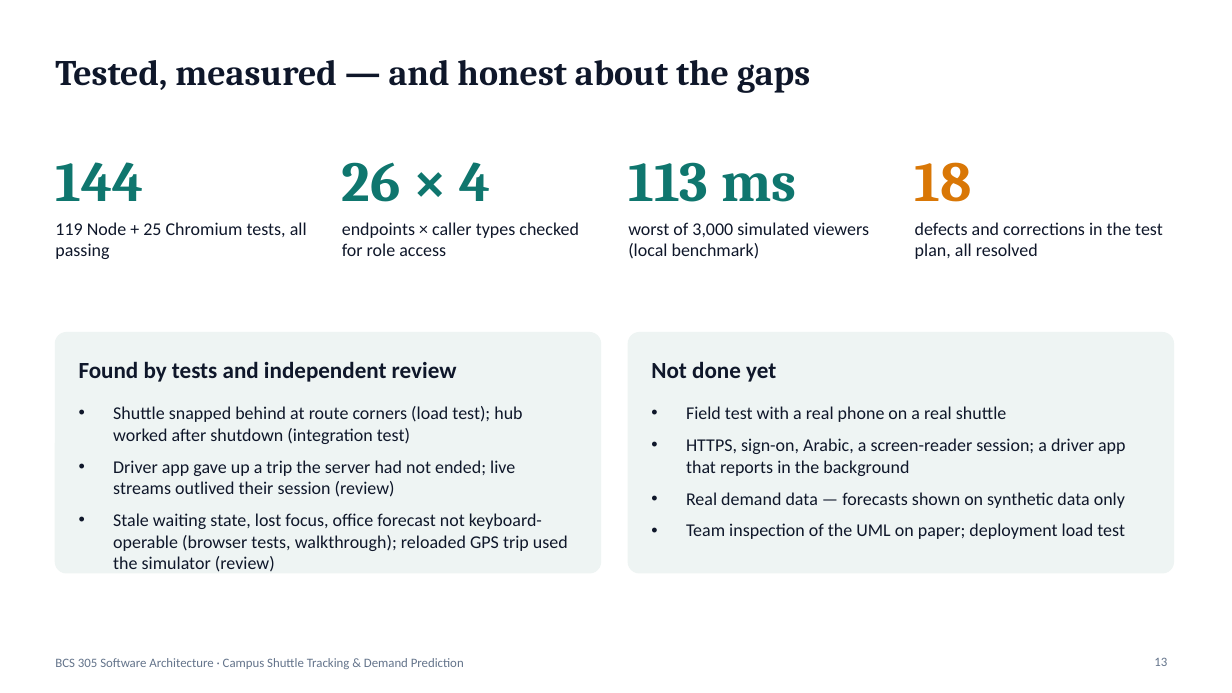
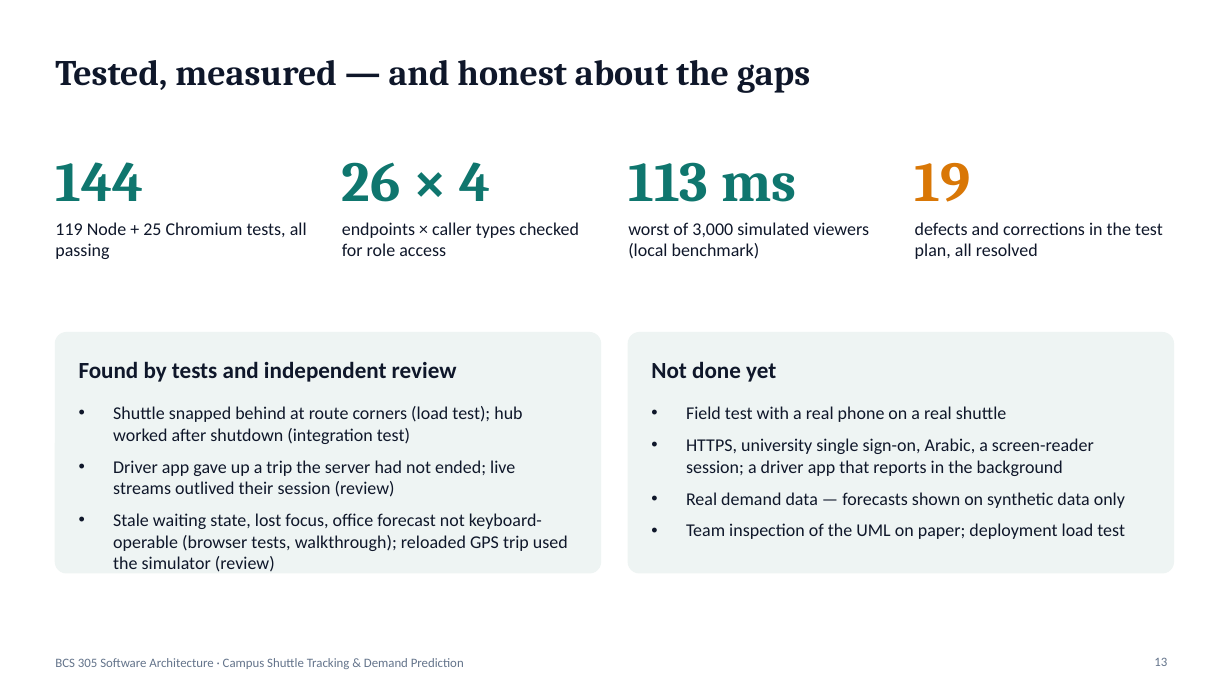
Before and after one commit to abdullahshammari796-ctrl/CampusShuttle, a slide deck: slide 13 of docs/presentation/campus-shuttle-presentation.pptx. Drawn at 1232x693 pixels with LibreOffice and Linux fonts; fonts in the diff are those of the drawing. Boxes give left, top, right and bottom in pixels: in the first picture for what was removed or moved away, otherwise in the second. Text is boxed around its words. In the diff, an @@ line names an element or a change of style, - is before the commit and + after.

```diff
--- a/docs/presentation/campus-shuttle-presentation.pptx
+++ b/docs/presentation/campus-shuttle-presentation.pptx
@@ text at (x1=915, y1=163, x2=971, y2=202): text changed @@
-18
+19
@@ text at (x1=686, y1=438, x2=1094, y2=476): text changed @@
-• HTTPS, sign-on, Arabic, a screen-reader session; a driver app that reports in the background
+• HTTPS, university single sign-on, Arabic, a screen-reader session; a driver app that reports in the background
```
Also in this commit, not shown: 1 other slide changed, 14 other files.
